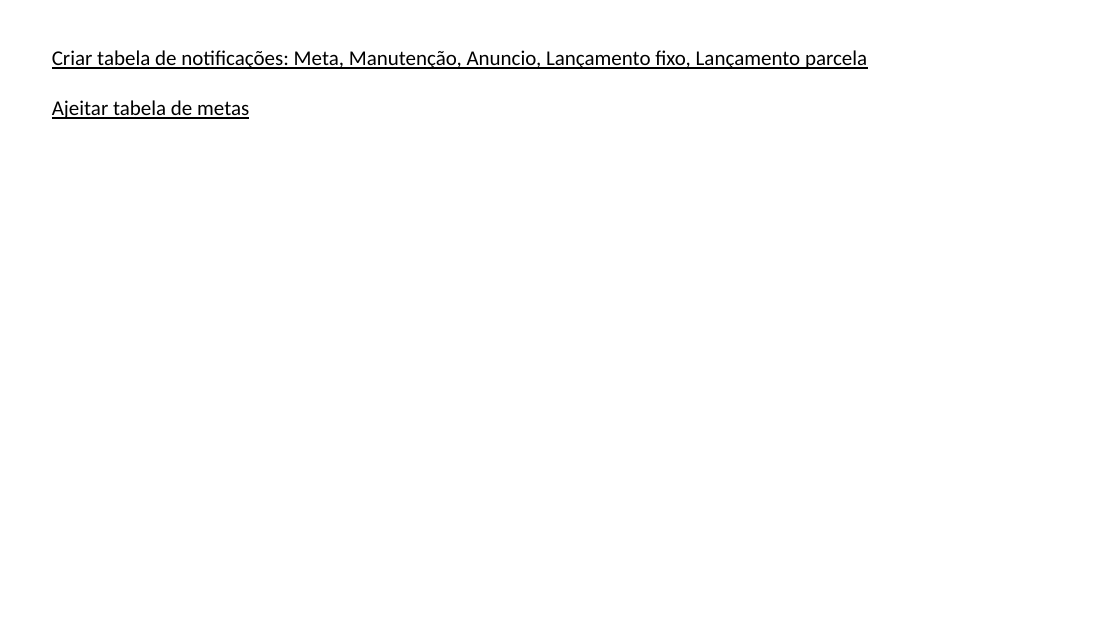
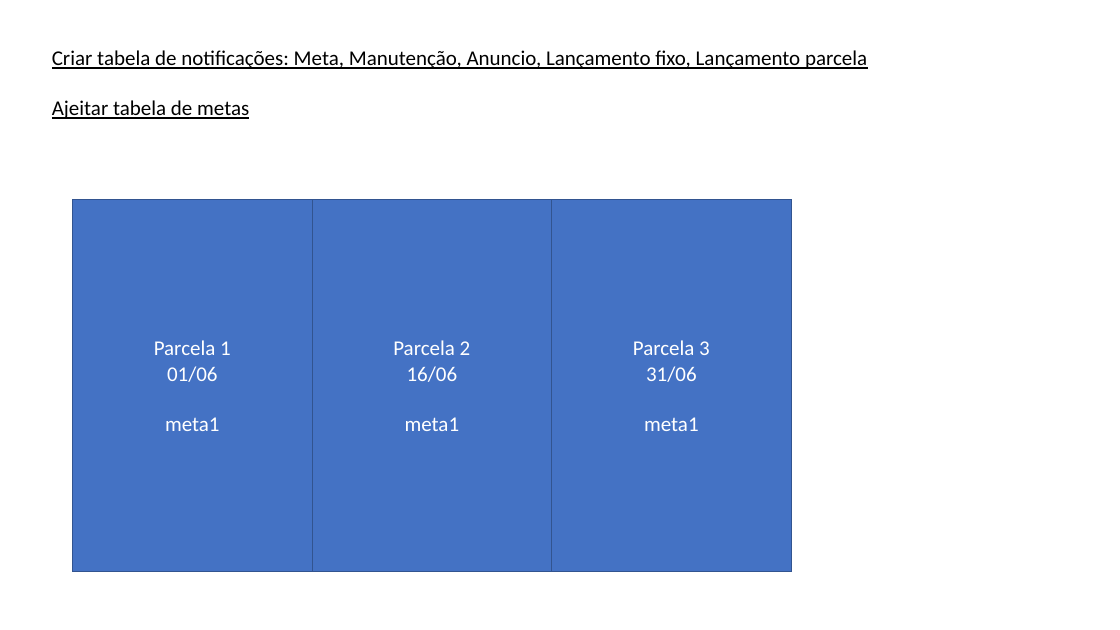
Before and after one commit to MateusRamos/Class_Countpay, a slide deck: slide 5 of ARQUIVOS DE ORGANIZAÇÃO/sdsdasd.pptx. Drawn at 1120x630 pixels with LibreOffice and Linux fonts; fonts in the diff are those of the drawing. Boxes give left, top, right and bottom in pixels: in the first picture for what was removed or moved away, otherwise in the second. Text is boxed around its words. In the diff, an @@ line names an element or a change of style, - is before the commit and + after.

```diff
--- a/ARQUIVOS DE ORGANIZAÇÃO/sdsdasd.pptx
+++ b/ARQUIVOS DE ORGANIZAÇÃO/sdsdasd.pptx
@@ rectangle added at (x1=72, y1=199, x2=312, y2=571), fill #4472C4, outline #325491 1 pt, 18 pt, text #FFFFFF @@
+Parcela 1
+01/06
+meta1
@@ rectangle added at (x1=313, y1=199, x2=552, y2=571), fill #4472C4, outline #325491 1 pt, 18 pt, text #FFFFFF @@
+Parcela 2
+16/06
+meta1
@@ rectangle added at (x1=552, y1=199, x2=791, y2=571), fill #4472C4, outline #325491 1 pt, 18 pt, text #FFFFFF @@
+Parcela 3
+31/06
+meta1
```
Also in this commit, not shown: 1 other slide changed, 10 other files.
